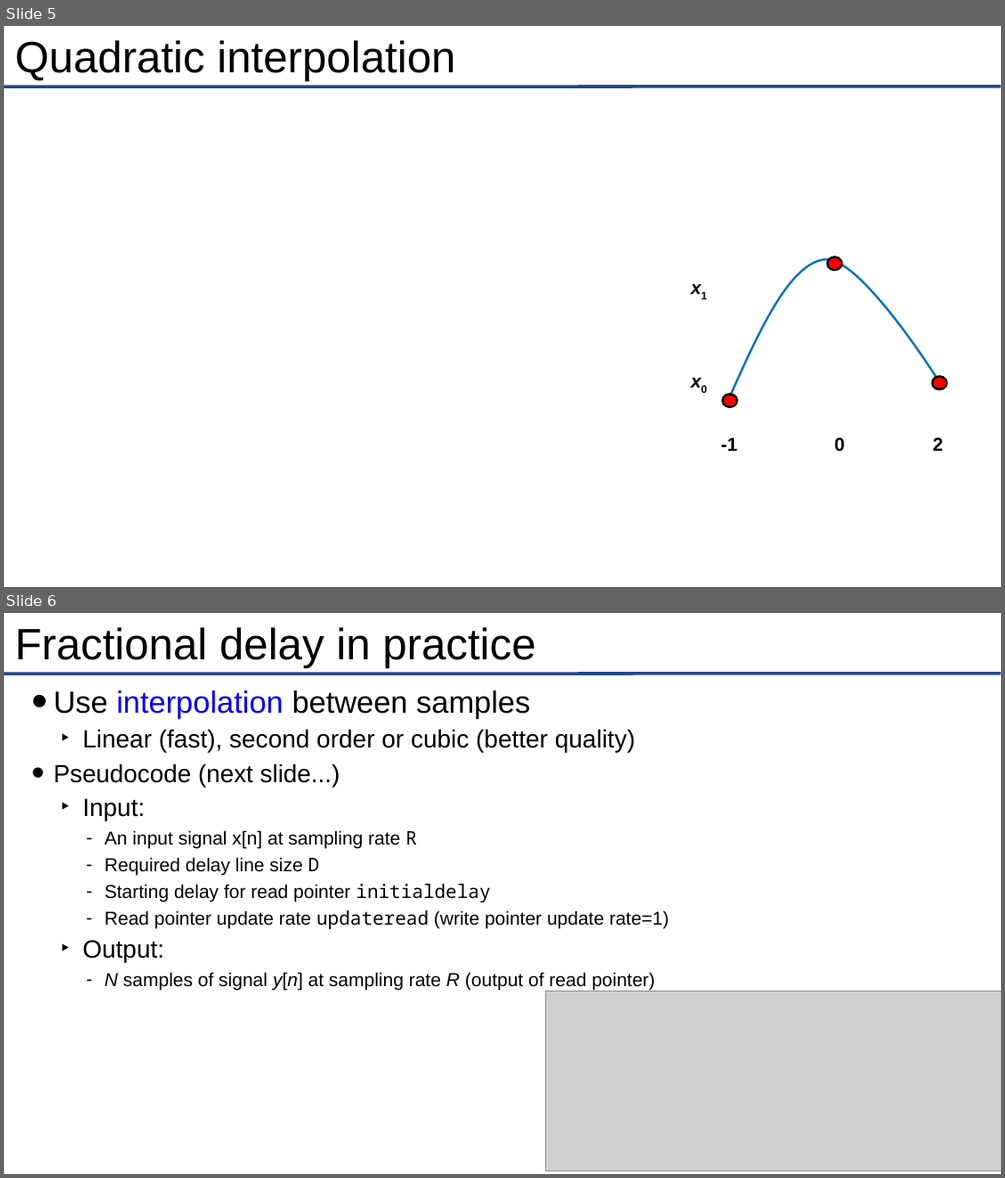
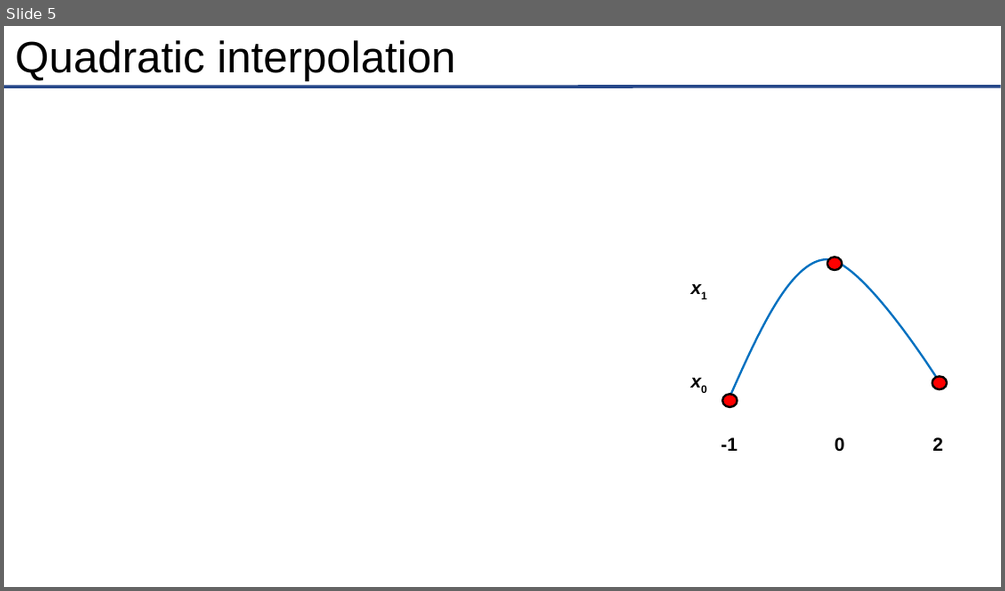
Before and after one commit to joshreiss/Audio-programming-with-VST-and-JUCE, a slide deck: 03 - Delay effects/B - Vibrato/Fractional delay.pptx. Shown one above the other, each under a label of ours: slides 5 and 6 before the commit, slide 5 after it. The pictures are 1005x1178 and 1005x591 pixels, drawn with LibreOffice and Linux fonts; fonts in the diff are those of the drawing; grey boxes stand for pictures; background and template pictures are left out. Boxes give left, top, right and bottom in pixels: in the first picture for what was removed or moved away, otherwise in the second. Text is boxed around its words. In the diff, an @@ line names an element or a change of style, - is before the commit and + after.

Commit message:
updates to delay, vibrato

```diff
--- a/03 - Delay effects/B - Vibrato/Fractional delay.pptx
+++ b/03 - Delay effects/B - Vibrato/Fractional delay.pptx
@@ slide 6 removed at (4, 613, 1001, 1174), background #FFFFFF; not listed: 1 template element that a slide beside it also shows @@
@@ title removed at (15, 627, 535, 668) @@
-Fractional delay in practice
@@ text removed at (54, 690, 669, 989) @@
-• Use interpolation between samples
-  ‣ Linear (fast), second order or cubic (better quality)
-• Pseudocode (next slide...)
-  ‣ Input:
-    – An input signal x[n] at sampling rate R
-    – Required delay line size D
-    – Starting delay for read pointer initialdelay
-    – Read pointer update rate updateread (write pointer update rate=1)
-  ‣ Output:
-    – N samples of signal y[n] at sampling rate R (output of read pointer)
@@ picture removed at (545, 990, 1001, 1171) @@
```
Also in this commit, not shown: 1 slide changed, 35 other files.
